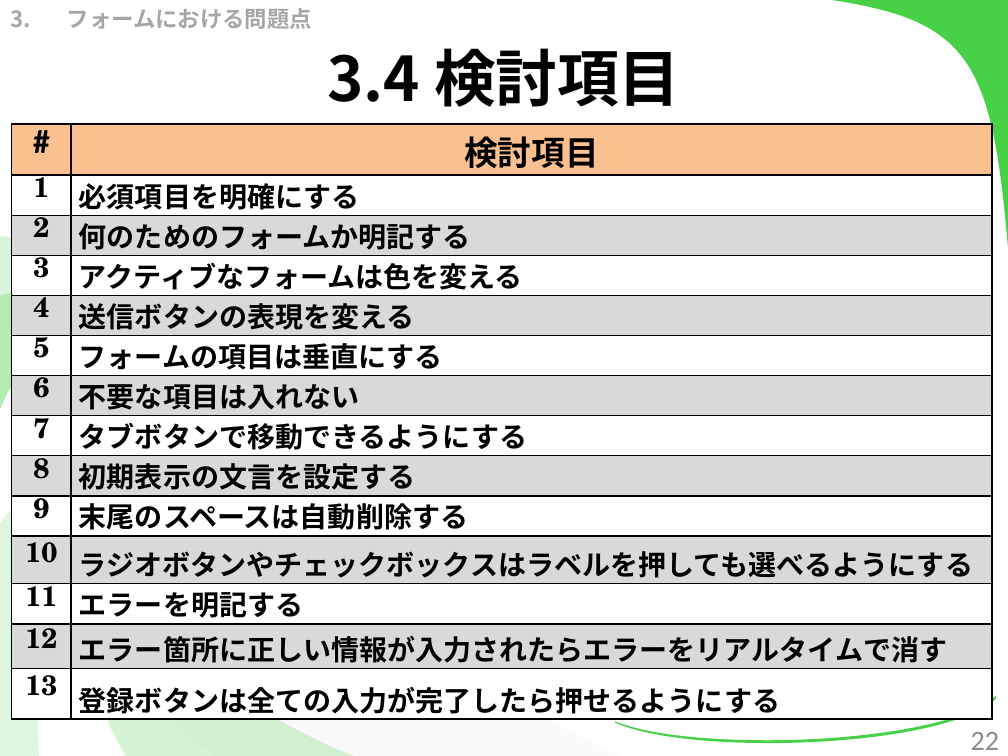
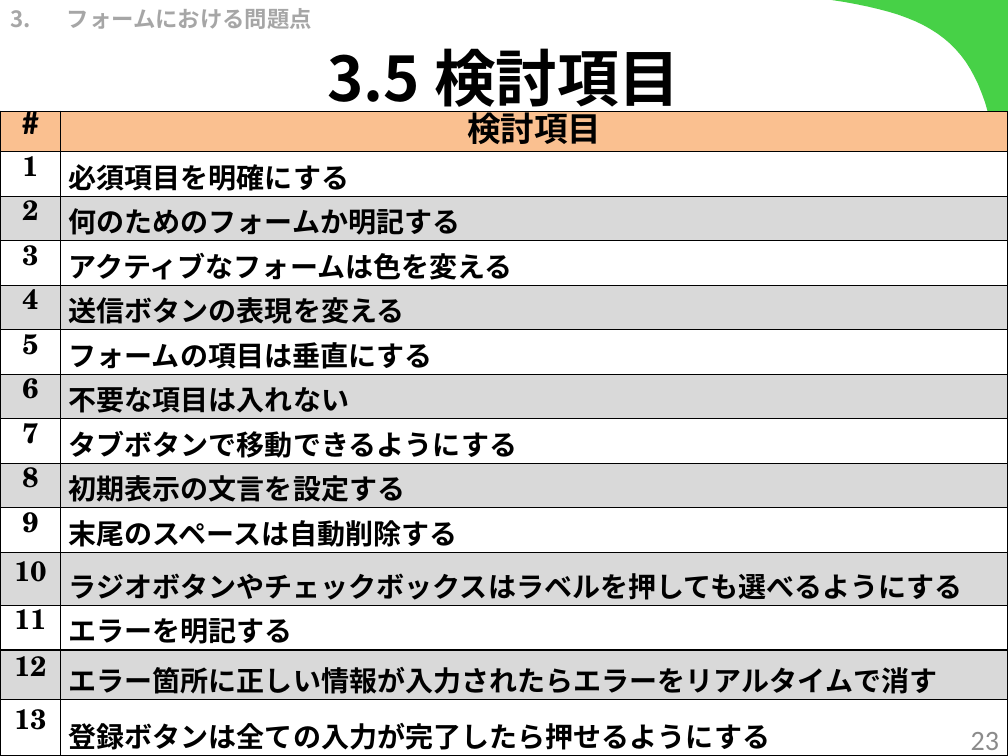
Before and after one commit to kotaro0717/Report-Management, a slide deck: slide 23 of 1.中間報告/3.発表資料/report_hokada.pptx (slide 22 before the commit). Drawn at 1008x756 pixels with LibreOffice and Linux fonts; fonts in the diff are those of the drawing. Boxes give left, top, right and bottom in pixels: in the first picture for what was removed or moved away, otherwise in the second. Text is boxed around its words. In the diff, an @@ line names an element or a change of style, - is before the commit and + after.

```diff
--- a/1.中間報告/3.発表資料/report_hokada.pptx
+++ b/1.中間報告/3.発表資料/report_hokada.pptx
@@ title at [327, 48, 680, 117]: text changed @@
-3.4 検討項目
+3.5 検討項目
@@ table: place and size @@
-table at [12, 124, 993, 723]
+table at [0, 111, 1008, 756]
@@ page number at [971, 732, 999, 756]: text changed @@
-22
+23
```
Also in this commit, not shown: 23 other slides changed, 3 slides added.
